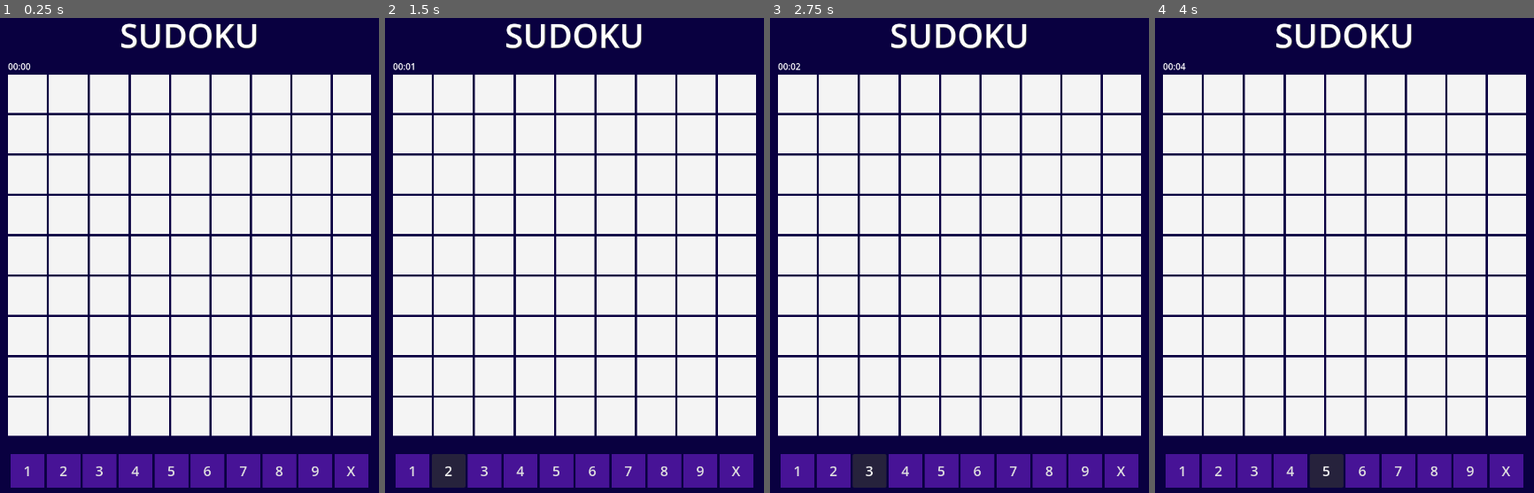
Above: before the commit, frames 1-4 (left to right).
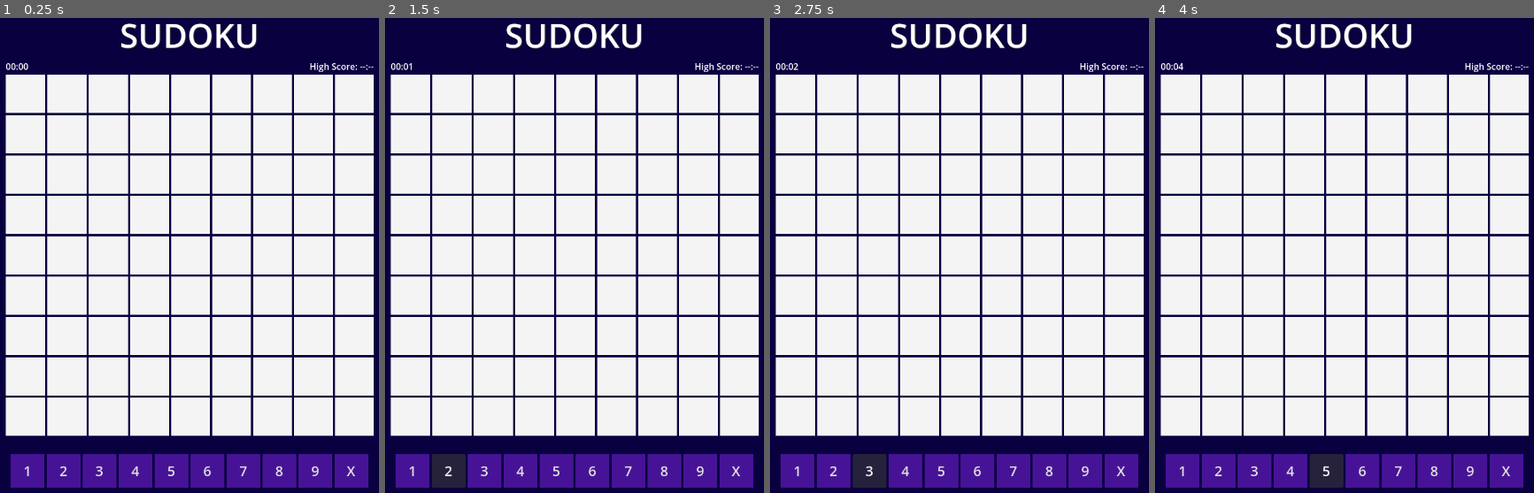
Above: after the commit, the same moments.

Repository: Violeta-Carvalho/adfree-sudoku
Game: Godot game, scene res://scenes/game.tscn
The game is run twice, just before and just after one commit, with the same random seed, the same clock (stepped at 60 frames per second) and the same inputs.
Inputs:
- Up to frame 1 (0.25 s): no input
- Up to frame 2 (1.5 s): click "1" at 0.5 s; click "2" at 1.25 s
- Up to frame 3 (2.75 s): click "3" at 2 s
- Up to frame 4 (4 s): click "4" at 2.75 s; click "5" at 3.5 s

The runs differ from the first frame. In frame 1, 5.6% of the frame differs, in the area x 1-99%, y 9-89%; in frame 2, 5.6%; in frame 3, 5.6%; in frame 4, 5.6%.

Commit message:
Saving score

Diff:
--- a/scenes/game.tscn
+++ b/scenes/game.tscn
@@ -366,10 +366,19 @@
 
 [node name="HBoxContainer2" type="HBoxContainer" parent="MarginContainer/VBoxContainer"]
 layout_mode = 2
+alignment = 1
 
 [node name="PlaytimeLabel" type="Label" parent="MarginContainer/VBoxContainer/HBoxContainer2"]
 layout_mode = 2
 text = "00:00"
+
+[node name="MarginContainer" type="MarginContainer" parent="MarginContainer/VBoxContainer/HBoxContainer2"]
+custom_minimum_size = Vector2(500, 0)
+layout_mode = 2
+
+[node name="HighScoreLabel" type="Label" parent="MarginContainer/VBoxContainer/HBoxContainer2"]
+layout_mode = 2
+text = "High Score: --:--"
 
 [node name="GridContainer" type="GridContainer" parent="MarginContainer/VBoxContainer"]
 layout_mode = 2
--- a/scenes/win.tscn
+++ b/scenes/win.tscn
@@ -5,45 +5,39 @@
 [node name="Win" type="Node2D"]
 script = ExtResource("1_r4oei")
 
-[node name="Label" type="Label" parent="."]
-anchors_preset = 15
-anchor_right = 1.0
-anchor_bottom = 1.0
-offset_left = 220.0
-offset_top = 181.0
-offset_right = 501.0
-offset_bottom = 264.0
-grow_horizontal = 2
-grow_vertical = 2
+[node name="VBoxContainer" type="VBoxContainer" parent="."]
+offset_right = 724.0
+offset_bottom = 790.0
+alignment = 1
+
+[node name="Label" type="Label" parent="VBoxContainer"]
+layout_mode = 2
 size_flags_horizontal = 4
 theme_override_colors/font_shadow_color = Color(0.255659, 0.255659, 0.255659, 1)
 theme_override_font_sizes/font_size = 60
 text = "YOU WIN!"
 horizontal_alignment = 1
 
-[node name="PlaytimeLabel" type="Label" parent="."]
-anchors_preset = 15
-anchor_right = 1.0
-anchor_bottom = 1.0
-offset_left = 214.0
-offset_top = 329.0
-offset_right = 495.0
-offset_bottom = 412.0
-grow_horizontal = 2
-grow_vertical = 2
+[node name="PlaytimeLabel" type="Label" parent="VBoxContainer"]
+layout_mode = 2
 size_flags_horizontal = 4
 theme_override_colors/font_shadow_color = Color(0.255659, 0.255659, 0.255659, 1)
 theme_override_font_sizes/font_size = 24
 text = "00:00"
 horizontal_alignment = 1
 
-[node name="Button" type="Button" parent="."]
-offset_left = 304.0
-offset_top = 268.0
-offset_right = 401.0
-offset_bottom = 299.0
+[node name="HighScoreLabel" type="Label" parent="VBoxContainer"]
+layout_mode = 2
+size_flags_horizontal = 4
+theme_override_colors/font_shadow_color = Color(0.255659, 0.255659, 0.255659, 1)
+theme_override_font_sizes/font_size = 24
+text = "00:00"
+horizontal_alignment = 1
+
+[node name="Button" type="Button" parent="VBoxContainer"]
+layout_mode = 2
 size_flags_horizontal = 4
 size_flags_vertical = 4
 text = "New Game!"
 
-[connection signal="pressed" from="Button" to="." method="_on_button_pressed"]
+[connection signal="pressed" from="VBoxContainer/Button" to="." method="_on_button_pressed"]
--- a/scripts/game.gd
+++ b/scripts/game.gd
@@ -2,14 +2,21 @@
 
 var selected_square
 
+@onready var playtime_label = $MarginContainer/VBoxContainer/HBoxContainer2/PlaytimeLabel
+@onready var high_score_label = $MarginContainer/VBoxContainer/HBoxContainer2/HighScoreLabel
+@onready var timer = $Timer
+
 @onready var grid = $MarginContainer/VBoxContainer/GridContainer
 @onready var all_squares: Array = grid.get_children()
-@onready var playtime_label = $MarginContainer/VBoxContainer/HBoxContainer2/PlaytimeLabel
-@onready var timer = $Timer
 
 func _ready():
 	for square in all_squares:
 		square.pressed.connect(on_select_square)
+
+	if Global.save_data.high_score:
+		var minutes = int(Global.save_data.high_score / 60)
+		var seconds = int(Global.save_data.high_score) % 60
+		high_score_label.text = "High Score: %02d:%02d" % [minutes, seconds]
 
 	timer.timeout.connect(_on_timer_timeout)
 	timer.start()
--- a/scripts/global.gd
+++ b/scripts/global.gd
@@ -1,3 +1,8 @@
 extends Node
 
 var TIME = 0.0
+
+var save_data: SaveData
+
+func _ready():
+	save_data = SaveData.load_or_create()
--- /dev/null
+++ b/scripts/savedata.gd
@@ -0,0 +1,19 @@
+class_name SaveData extends Resource
+
+@export var high_score: float = 0.0
+
+const SAVE_PATH = "user://save_data.tres"
+
+func save():
+	ResourceSaver.save(self, SAVE_PATH)
+
+static func load_or_create():
+	var res: SaveData
+
+	if FileAccess.file_exists(SAVE_PATH):
+		res = load(SAVE_PATH) as SaveData
+	else:
+		res = SaveData.new()
+		res.high_score = 0
+
+	return res
--- a/scripts/win.gd
+++ b/scripts/win.gd
@@ -1,11 +1,23 @@
 extends Node2D
 
-@onready var playtime_label = $PlaytimeLabel
+@onready var playtime_label = $VBoxContainer/PlaytimeLabel
+@onready var highscore_label = $VBoxContainer/HighScoreLabel
 
 func _ready():
-	var minutes = int(Global.TIME / 60)
-	var seconds = int(Global.TIME) % 60
-	playtime_label.text = "You took %02d:%02d" % [minutes, seconds]
+	var time_minutes = int(Global.TIME / 60)
+	var time_seconds = int(Global.TIME) % 60
+	playtime_label.text = "You took %02d:%02d!" % [time_minutes, time_seconds]
+
+	if Global.save_data.high_score == 0 or Global.TIME < Global.save_data.high_score:
+		Global.save_data.high_score = Global.TIME
+		Global.save_data.save()
+		highscore_label.text = "Congratulations! This is your new highscore!"
+	else:
+		var highscore_minutes = int(Global.save_data.high_score / 60)
+		var highscore_seconds = int(Global.save_data.high_score) % 60
+		highscore_label.text = "Your highscore is still %02d:%02d!" % [highscore_minutes, highscore_seconds]
+
+
 
 func _on_button_pressed() -> void:
 	get_tree().change_scene_to_file("res://scenes/game.tscn")
Not shown, added: scripts/savedata.gd.uid
